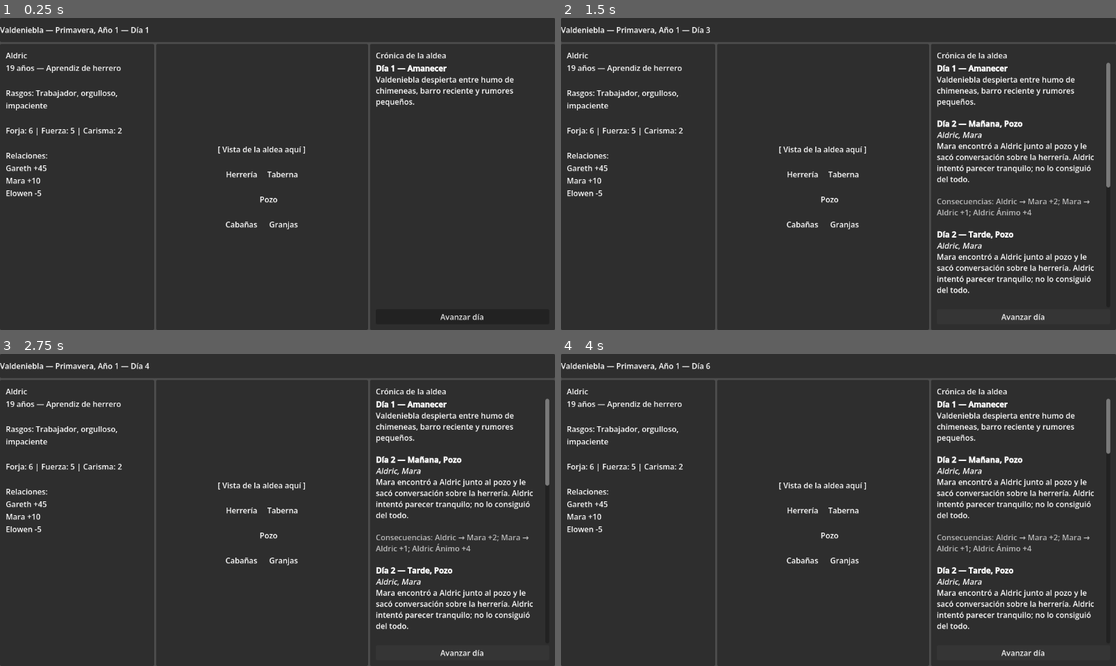
Above: before the commit, frames 1-4 (two rows, left to right).
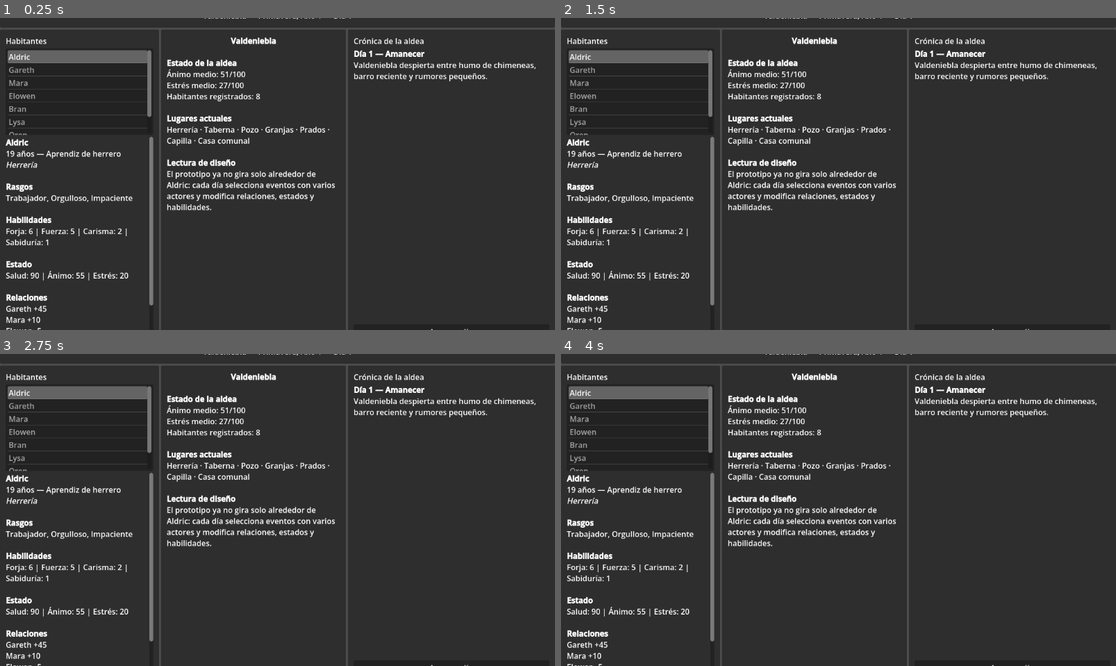
Above: after the commit, the same moments.

Repository: Nachobt98/valdeniebla
Game: Godot game, scene res://main.tscn
Two runs of this game, one before a commit and one after it. Both use one fixed random seed, a clock stepped at 60 frames per second and the inputs below.
Inputs (mouse positions are in pixels of both pictures, inside the frame that each line leads up to):
- Up to frame 1 (0.25 s): no input
- Up to frame 2 (1.5 s): click (1021, 317) at 0.5 s, where only the run before the commit has a clickable "Avanzar día"; click (1021, 317) at 1.25 s, where only the run before the commit has a clickable "Avanzar día"
- Up to frame 3 (2.75 s): click (460, 653) at 2 s, where only the run before the commit has a clickable "Avanzar día"
- Up to frame 4 (4 s): tap Enter at 2.75 s; tap Space at 3.5 s

The runs differ from the first frame. In frame 1, 11% of the frame differs, in the area x 0-100%, y 0-100%; in frame 2, 14%; in frame 3, 14%; in frame 4, 14%.
Error before the commit: Cannot call method 'clear' on a null value. (res://main.gd:255)

Commit message:
Update UI for village core prototype

Diff:
--- a/main.tscn
+++ b/main.tscn
@@ -26,6 +26,8 @@
 [node name="TitleLabel" type="Label" parent="RootLayout/TopBar" unique_id=1961473249]
 layout_mode = 2
 text = "Valdeniebla — Primavera, Año 1 — Día 1"
+horizontal_alignment = 1
+vertical_alignment = 1
 
 [node name="MainContent" type="HBoxContainer" parent="RootLayout" unique_id=1511884775]
 layout_mode = 2
@@ -33,7 +35,7 @@
 alignment = 1
 
 [node name="LeftPanel" type="PanelContainer" parent="RootLayout/MainContent" unique_id=2027031128]
-custom_minimum_size = Vector2(320, 0)
+custom_minimum_size = Vector2(330, 0)
 layout_mode = 2
 
 [node name="NPCMargin" type="MarginContainer" parent="RootLayout/MainContent/LeftPanel" unique_id=753462593]
@@ -46,47 +48,43 @@
 [node name="NPCInfo" type="VBoxContainer" parent="RootLayout/MainContent/LeftPanel/NPCMargin" unique_id=229083717]
 layout_mode = 2
 
-[node name="NPCNameLabel" type="Label" parent="RootLayout/MainContent/LeftPanel/NPCMargin/NPCInfo" unique_id=1041033683]
-custom_minimum_size = Vector2(280, 0)
+[node name="NPCListTitle" type="Label" parent="RootLayout/MainContent/LeftPanel/NPCMargin/NPCInfo"]
 layout_mode = 2
-size_flags_vertical = 1
-text = "Aldric
-19 años — Aprendiz de herrero
+text = "Habitantes"
 
-Rasgos: Trabajador, orgulloso, impaciente
+[node name="NPCList" type="ItemList" parent="RootLayout/MainContent/LeftPanel/NPCMargin/NPCInfo"]
+custom_minimum_size = Vector2(300, 180)
+layout_mode = 2
 
-Forja: 6 | Fuerza: 5 | Carisma: 2
-
-Relaciones:
-Gareth +45
-Mara +10
-Elowen -5"
+[node name="NPCInfoLabel" type="RichTextLabel" parent="RootLayout/MainContent/LeftPanel/NPCMargin/NPCInfo"]
+custom_minimum_size = Vector2(300, 420)
+layout_mode = 2
+size_flags_vertical = 3
+bbcode_enabled = true
 autowrap_mode = 2
+scroll_active = true
 
 [node name="VillagePanel" type="PanelContainer" parent="RootLayout/MainContent" unique_id=263680469]
 layout_mode = 2
 size_flags_horizontal = 3
 
-[node name="NPCMargin" type="MarginContainer" parent="RootLayout/MainContent/VillagePanel" unique_id=5313855]
+[node name="VillageMargin" type="MarginContainer" parent="RootLayout/MainContent/VillagePanel" unique_id=5313855]
 layout_mode = 2
 theme_override_constants/margin_left = 12
 theme_override_constants/margin_top = 12
 theme_override_constants/margin_right = 12
 theme_override_constants/margin_bottom = 12
 
-[node name="Label" type="Label" parent="RootLayout/MainContent/VillagePanel/NPCMargin" unique_id=214393829]
+[node name="VillageOverviewLabel" type="RichTextLabel" parent="RootLayout/MainContent/VillagePanel/VillageMargin" unique_id=214393829]
 layout_mode = 2
-text = "[ Vista de la aldea aquí ]
-
-Herrería     Taberna
-
-       Pozo
-
-Cabañas      Granjas"
-horizontal_alignment = 1
+size_flags_horizontal = 3
+size_flags_vertical = 3
+bbcode_enabled = true
+autowrap_mode = 2
+text = "[center][b]Valdeniebla[/b][/center]"
 
 [node name="RightPanel" type="PanelContainer" parent="RootLayout/MainContent" unique_id=1118883479]
-custom_minimum_size = Vector2(360, 0)
+custom_minimum_size = Vector2(430, 0)
 layout_mode = 2
 
 [node name="NPCMargin" type="MarginContainer" parent="RootLayout/MainContent/RightPanel" unique_id=1274842473]
@@ -97,24 +95,21 @@
 theme_override_constants/margin_bottom = 12
 
 [node name="DiaryPanel" type="VBoxContainer" parent="RootLayout/MainContent/RightPanel/NPCMargin" unique_id=1672511313]
-custom_minimum_size = Vector2(360, 0)
+custom_minimum_size = Vector2(400, 0)
 layout_mode = 2
 
 [node name="DiaryTitleLabel" type="Label" parent="RootLayout/MainContent/RightPanel/NPCMargin/DiaryPanel" unique_id=987979208]
 layout_mode = 2
-text = "Diario de Aldric"
+text = "Crónica de la aldea"
 
 [node name="DiaryEntriesLabel" type="RichTextLabel" parent="RootLayout/MainContent/RightPanel/NPCMargin/DiaryPanel" unique_id=1766414139]
-custom_minimum_size = Vector2(300, 250)
+custom_minimum_size = Vector2(400, 520)
 layout_mode = 2
 size_flags_vertical = 3
 bbcode_enabled = true
-text = "Día 1 — Mañana
-Aldric trabajó en la herrería.
-
-Día 1 — Tarde
-Mara saludó a Aldric cerca del pozo."
 autowrap_mode = 2
+scroll_active = true
+text = ""
 
 [node name="AdvanceDayButton" type="Button" parent="RootLayout/MainContent/RightPanel/NPCMargin/DiaryPanel" unique_id=1626155714]
 layout_mode = 2
